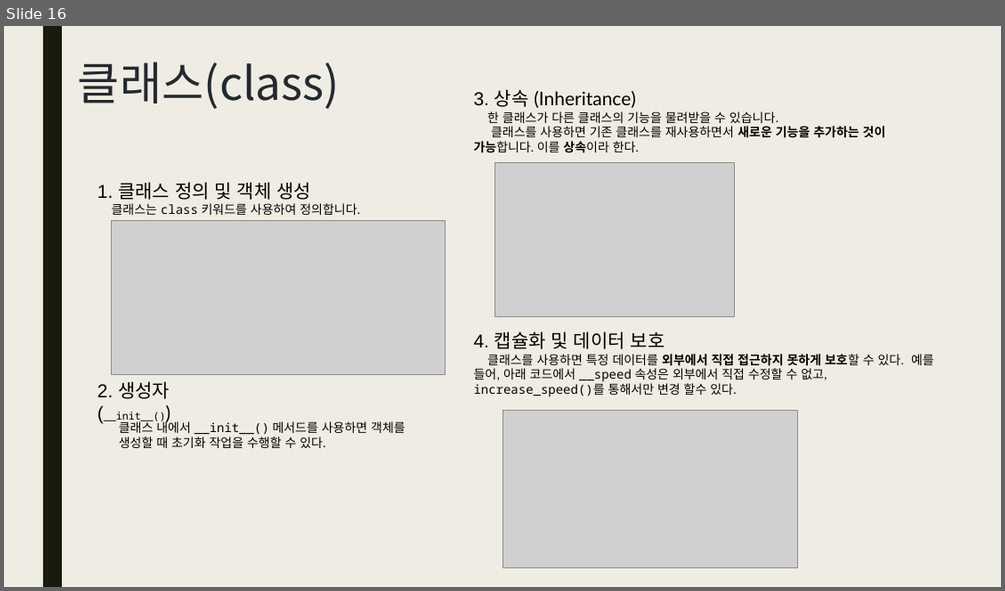
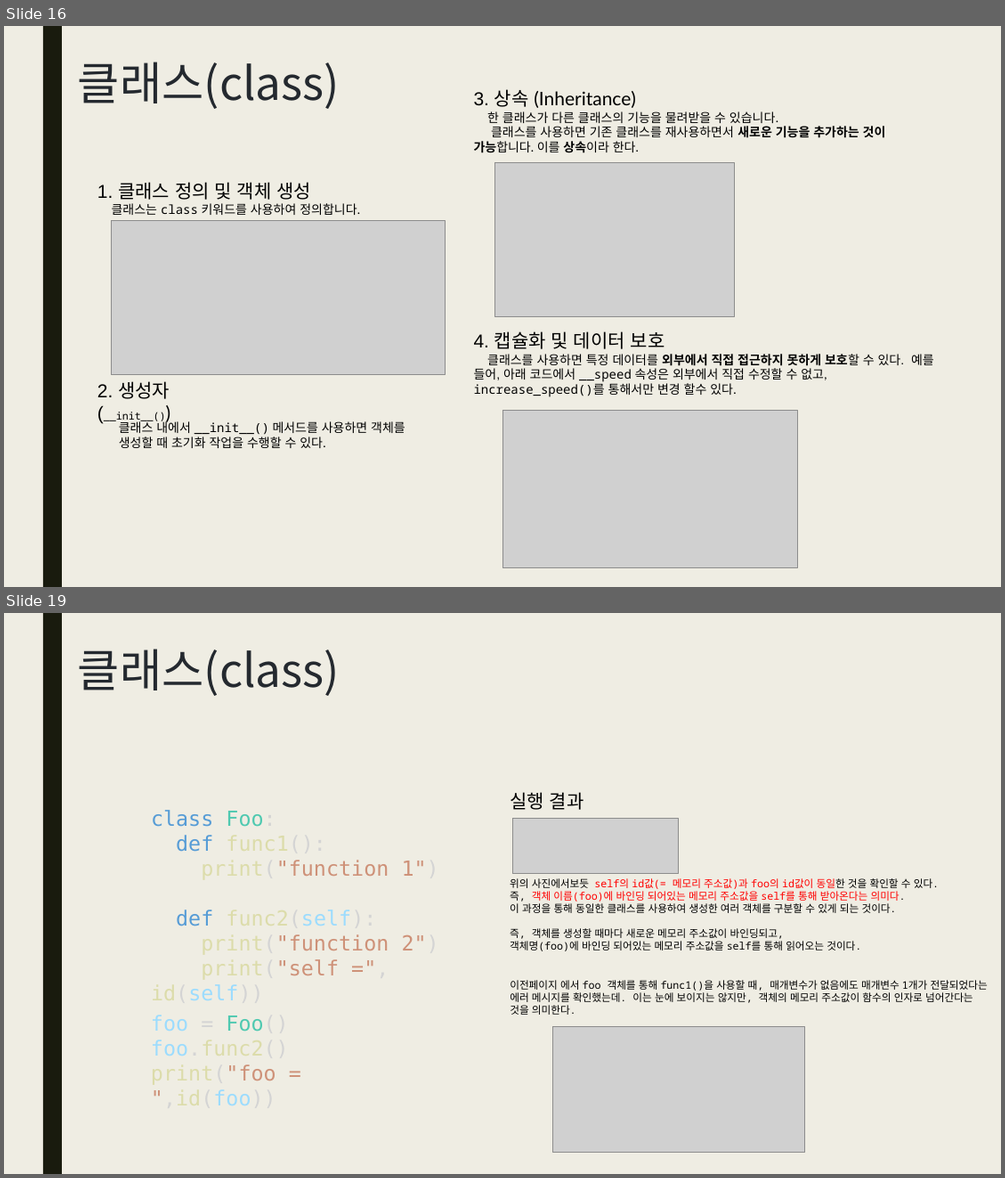
Before and after one commit to gomtings/JeoninHighSchool, a slide deck: 수업교제/2025/1학기/파이썬 기초06.pptx. Shown one above the other, each under a label of ours: slide 16 before the commit, slides 16 and 19 after it; the slides between them are not shown. The pictures are 1005x591 and 1005x1178 pixels, drawn with LibreOffice and Linux fonts; fonts in the diff are those of the drawing; grey boxes stand for pictures. Boxes give left, top, right and bottom in pixels: in the first picture for what was removed or moved away, otherwise in the second. Text is boxed around its words. In the diff, an @@ line names an element or a change of style, - is before the commit and + after.

```diff
--- a/수업교제/2025/1학기/파이썬 기초06.pptx
+++ b/수업교제/2025/1학기/파이썬 기초06.pptx
@@ slide 19 added at (4,613,1001,1174), background #EFEDE3; not listed: 1 template element that a slide beside it also shows @@
@@ title added at (78,649,340,696), 44 pt, text #24292F @@
+클래스(class)
@@ text added at (510,792,584,810), 18 pt, text #000000 @@
+실행 결과
@@ text added at (151,810,439,980), 20 pt, text #CE9178 @@
+class Foo:
+def func1():
+print("function 1")
+def func2(self):
+print("function 2")
+print("self =", id(self))
@@ picture added at (512,819,679,874) @@
@@ text added at (510,878,938,951), 10 pt, text #000000 @@
+위의 사진에서보듯 self의 id값(= 메모리 주소값)과 foo의 id값이 동일한 것을 확인할 수 있다.
+즉, 객체 이름(foo)에 바인딩 되어있는 메모리 주소값을 self를 통해 받아온다는 의미다.
+이 과정을 통해 동일한 클래스를 사용하여 생성한 여러 객체를 구분할 수 있게 되는 것이다.
+즉, 객체를 생성할 때마다 새로운 메모리 주소값이 바인딩되고,
+객체명(foo)에 바인딩 되어있는 메모리 주소값을 self를 통해 읽어오는 것이다.
@@ text added at (510,980,987,1014), 10 pt, text #000000 @@
+이전페이지 에서 foo 객체를 통해 func1()을 사용할 때, 매개변수가 없음에도 매개변수 1개가 전달되었다는 에러 메시지를 확인했는데. 이는 눈에 보이지는 않지만, 객체의 메모리 주소값이 함수의 인자로 넘어간다는 것을 의미한다.
@@ text added at (151,1015,288,1105), 20 pt, text #DCDCAA @@
+foo = Foo()
+foo.func2()
+print("foo = ",id(foo))
@@ picture added at (553,1027,805,1153) @@
```
Also in this commit, not shown: 1 slide changed, 6 other slides added, 4 other files.
